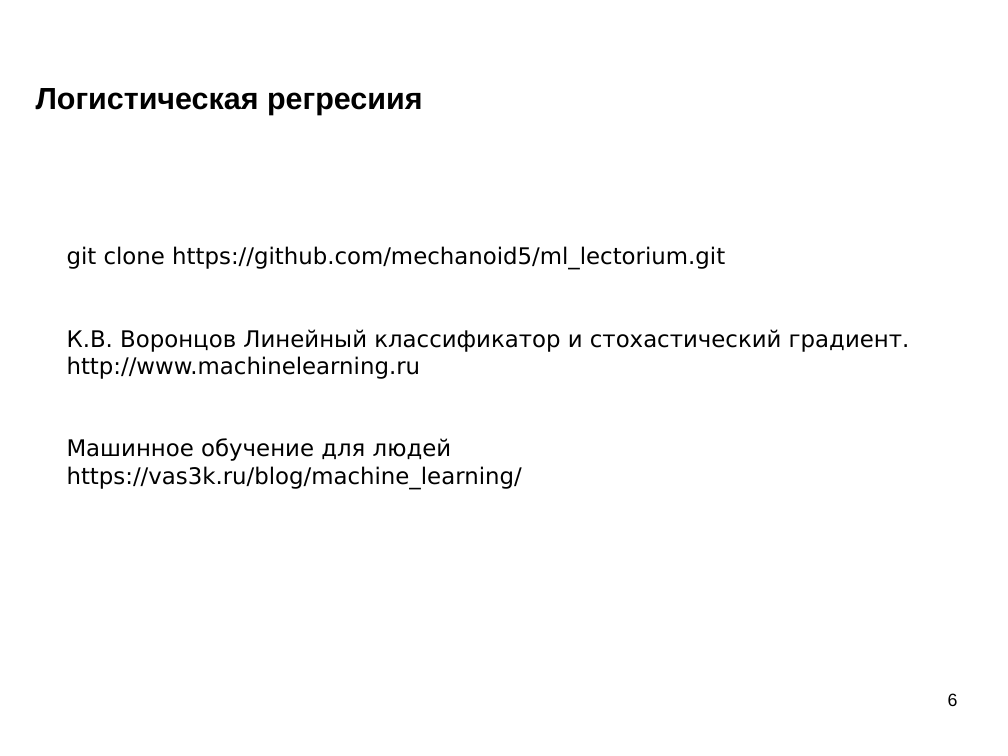
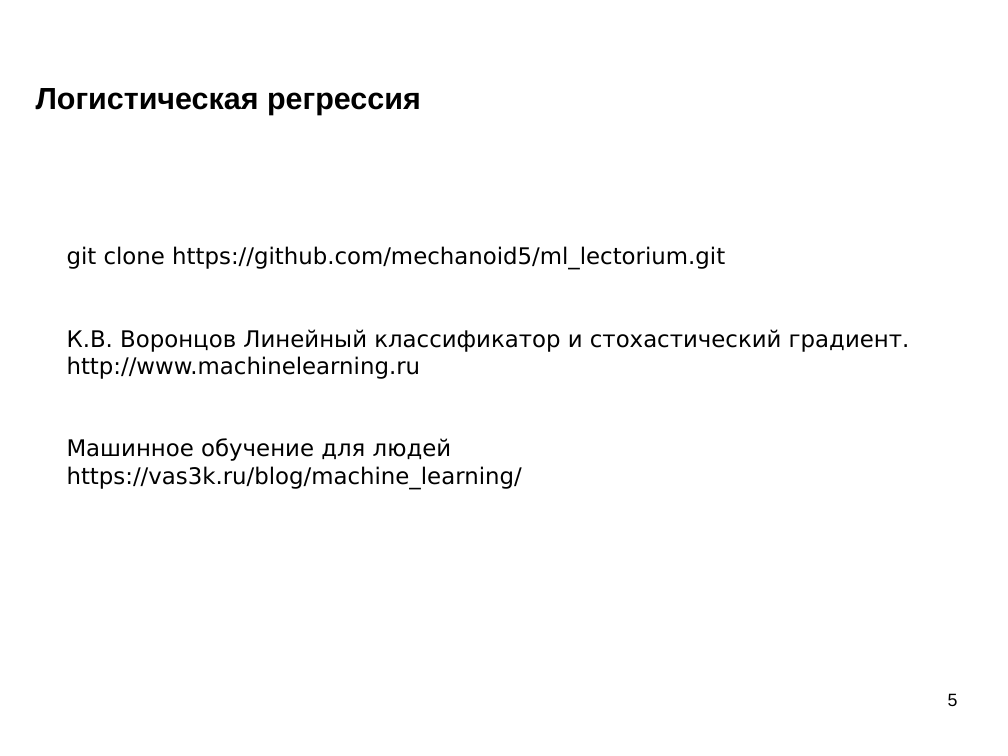
Before and after one commit to mechanoid5/ml_lectorium_legacy, a slide deck: slide 5 of 15-regression-logistic.odp (slide 6 before the commit). Drawn at 1008x756 pixels with LibreOffice and Linux fonts; fonts in the diff are those of the drawing; background and template pictures are left out. Boxes give left, top, right and bottom in pixels: in the first picture for what was removed or moved away, otherwise in the second. Text is boxed around its words. In the diff, an @@ line names an element or a change of style, - is before the commit and + after.

```diff
--- a/15-regression-logistic.odp
+++ b/15-regression-logistic.odp
@@ title at (36,88,421,115): text changed @@
-Логистическая регресиия
+Логистическая регрессия
@@ page number at (948,693,958,706): text changed @@
-6
+5
```
Also in this commit, not shown: 4 other slides changed, 1 slide removed, 6 other files.
